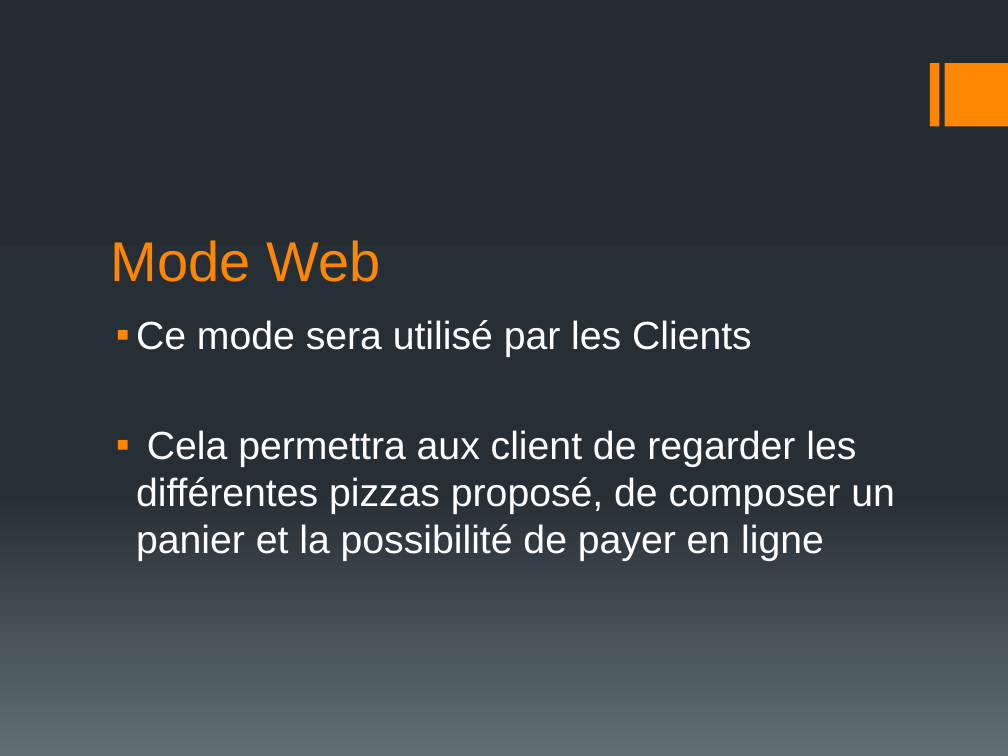
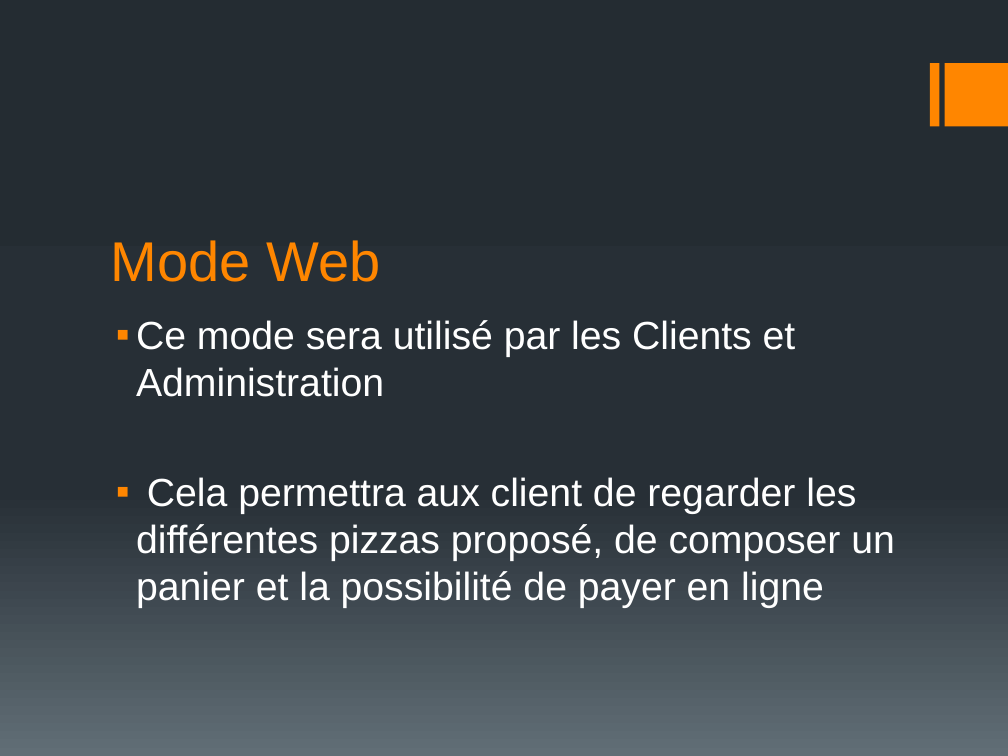
Before and after one commit to Dyldoul/Projet-4---Pizza, a slide deck: slide 6 of Solution Technique/Solution Technique - OCPizza.pptx. Drawn at 1008x756 pixels with LibreOffice and Linux fonts; fonts in the diff are those of the drawing. Boxes give left, top, right and bottom in pixels: in the first picture for what was removed or moved away, otherwise in the second. Text is boxed around its words. In the diff, an @@ line names an element or a change of style, - is before the commit and + after.

```diff
--- a/Solution Technique/Solution Technique - OCPizza.pptx
+++ b/Solution Technique/Solution Technique - OCPizza.pptx
@@ text at box(136, 320, 796, 397): text changed @@
-▪ Ce mode sera utilisé par les Clients
+▪ Ce mode sera utilisé par les Clients et Administration
```
Also in this commit, not shown: 2 other slides changed, 17 other files.
